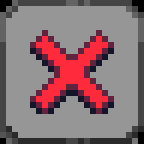
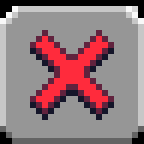
Two versions of the same layered image (w=144, h=144). Layer-by-layer changes:
painted on "Layer 2" over [42, 114, 102, 120]
painted on "Background" over [0, 0, 144, 144]
